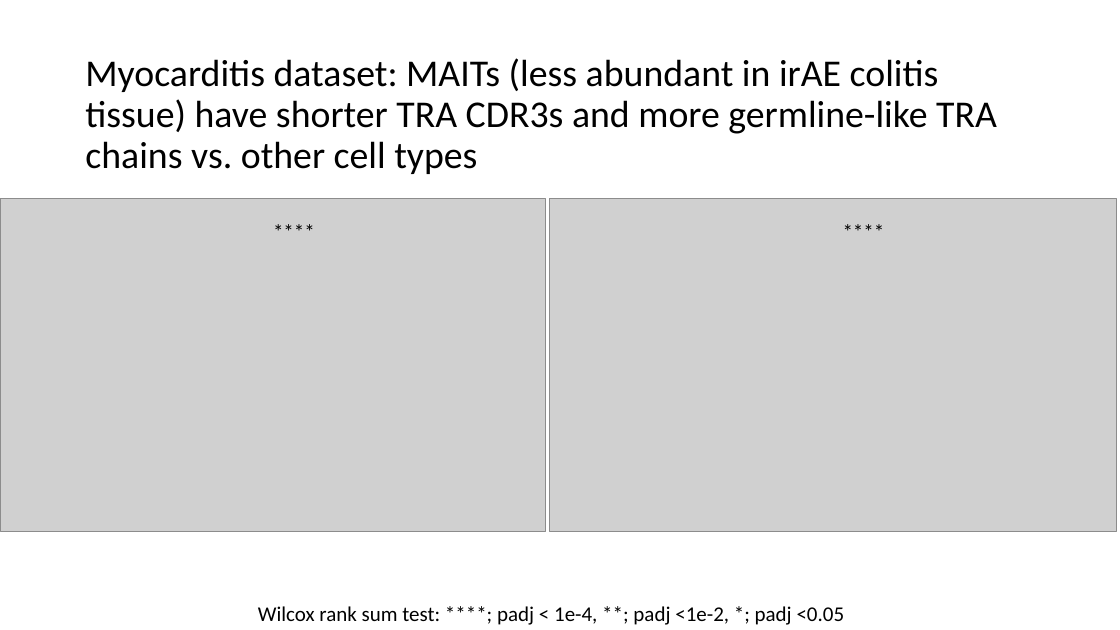
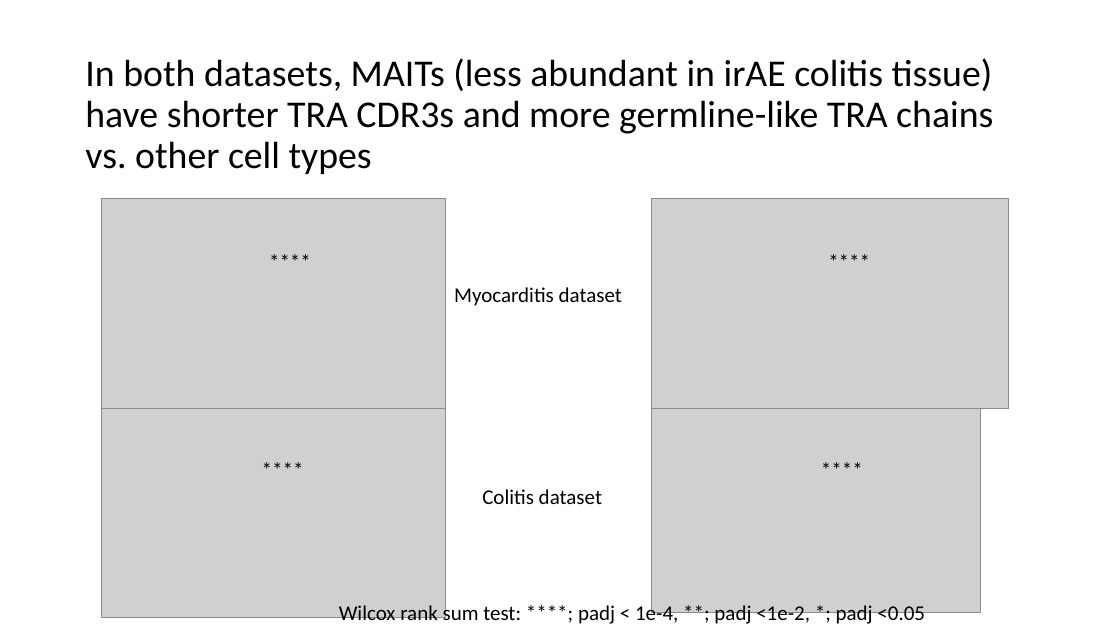
Before and after one commit to tybottorff/bottorffdocs, a slide deck: slide 11 of linsley_postdoc/presentations/weekly_meetings/1_25_24.pptx. Drawn at 1120x630 pixels with LibreOffice and Linux fonts; fonts in the diff are those of the drawing; grey boxes stand for pictures. Boxes give left, top, right and bottom in pixels: in the first picture for what was removed or moved away, otherwise in the second. Text is boxed around its words. In the diff, an @@ line names an element or a change of style, - is before the commit and + after.

Commit message:
Add cell type feature comparisons

```diff
--- a/linsley_postdoc/presentations/weekly_meetings/1_25_24.pptx
+++ b/linsley_postdoc/presentations/weekly_meetings/1_25_24.pptx
@@ title at (85,58,993,174): text changed @@
-Myocarditis dataset: MAITs (less abundant in irAE colitis tissue) have shorter TRA CDR3s and more germline-like TRA chains vs. other cell types
+In both datasets, MAITs (less abundant in irAE colitis tissue) have shorter TRA CDR3s and more germline-like TRA chains vs. other cell types
@@ picture: place and size @@
-picture at (0,199,546,532)
+picture at (102,199,446,409)
@@ picture: place and size @@
-picture at (549,199,1116,532)
+picture at (651,199,1009,409)
@@ text "****": place and size @@
-text "****" at (265,214,324,248)
+text "****" at (260,245,320,278)
@@ text "****": place and size @@
-text "****" at (834,214,894,248)
+text "****" at (820,245,880,278)
@@ text added at (454,287,622,306), 18 pt, text #000000 @@
+Myocarditis dataset
@@ picture added at (102,409,446,618) @@
@@ picture added at (651,409,981,613) @@
@@ text added at (254,452,313,486), 18 pt, text #000000 @@
+****
@@ text added at (812,452,872,486), 18 pt, text #000000 @@
+****
@@ text added at (482,489,602,504), 18 pt, text #000000 @@
+Colitis dataset
@@ text "Wilcox rank sum test: ****; ..." rewrapped from (258,606,845,625) to (339,602,925,626) @@
```
Also in this commit, not shown: 1 slide removed.
